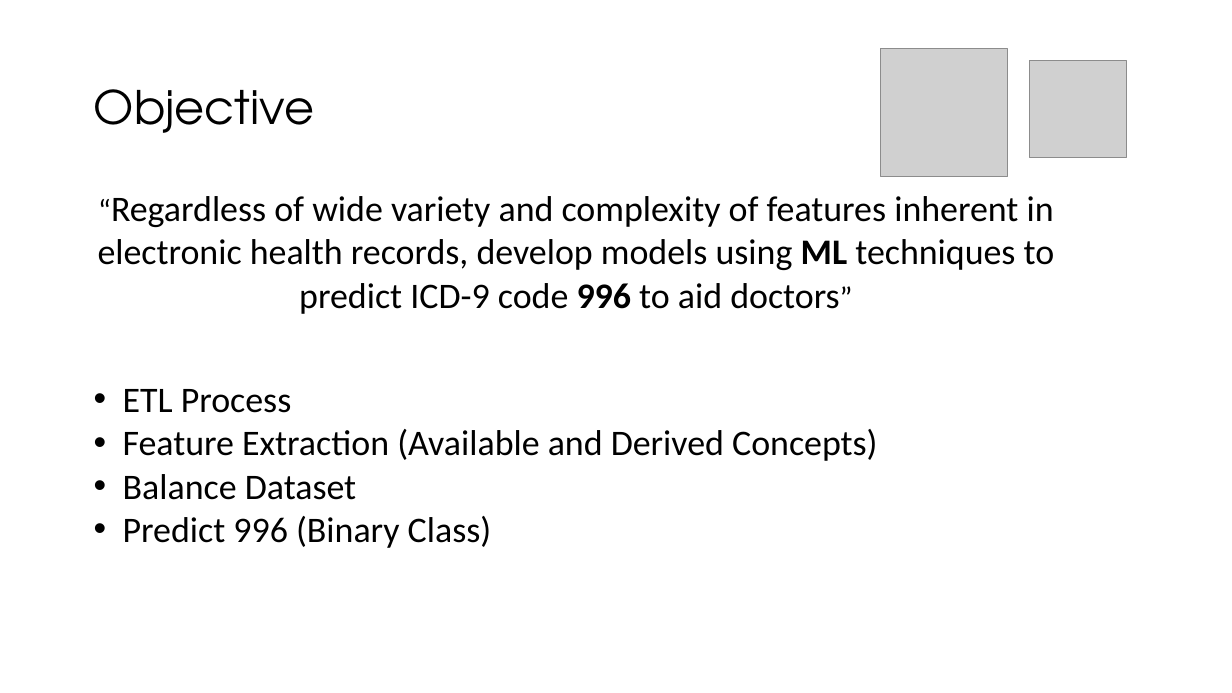
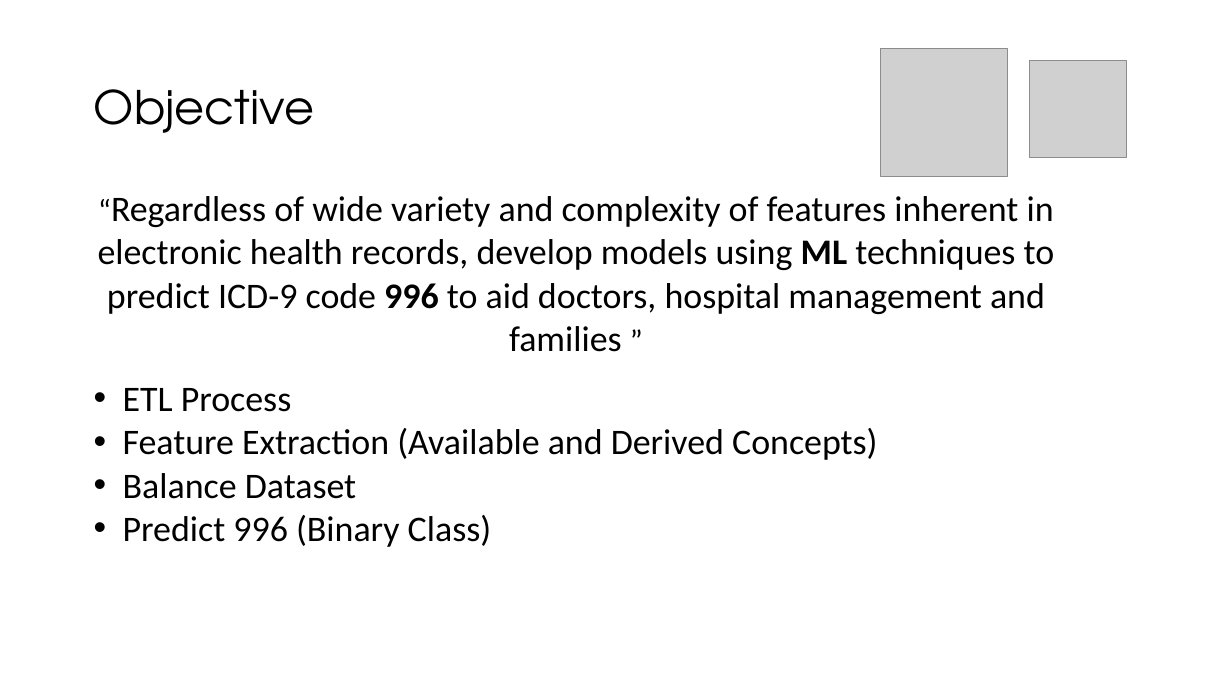
Before and after one commit to fmqbl/Predicting-Post-Procedural-Complications-Using-MIMICIII, a slide deck: slide 5 of ClinicalOutcomes.pptx. Drawn at 1232x693 pixels with LibreOffice and Linux fonts; fonts in the diff are those of the drawing; grey boxes stand for pictures. Boxes give left, top, right and bottom in pixels: in the first picture for what was removed or moved away, otherwise in the second. Text is boxed around its words. In the diff, an @@ line names an element or a change of style, - is before the commit and + after.

```diff
--- a/ClinicalOutcomes.pptx
+++ b/ClinicalOutcomes.pptx
@@ text at bbox=[98, 196, 1055, 352]: text changed @@
-“Regardless of wide variety and complexity of features inherent in electronic health records, develop models using ML techniques to predict ICD-9 code 996 to aid doctors”
+“Regardless of wide variety and complexity of features inherent in electronic health records, develop models using ML techniques to predict ICD-9 code 996 to aid doctors, hospital management and families ”
```
Also in this commit, not shown: 11 other slides changed, 2 slides added, 8 other files.
